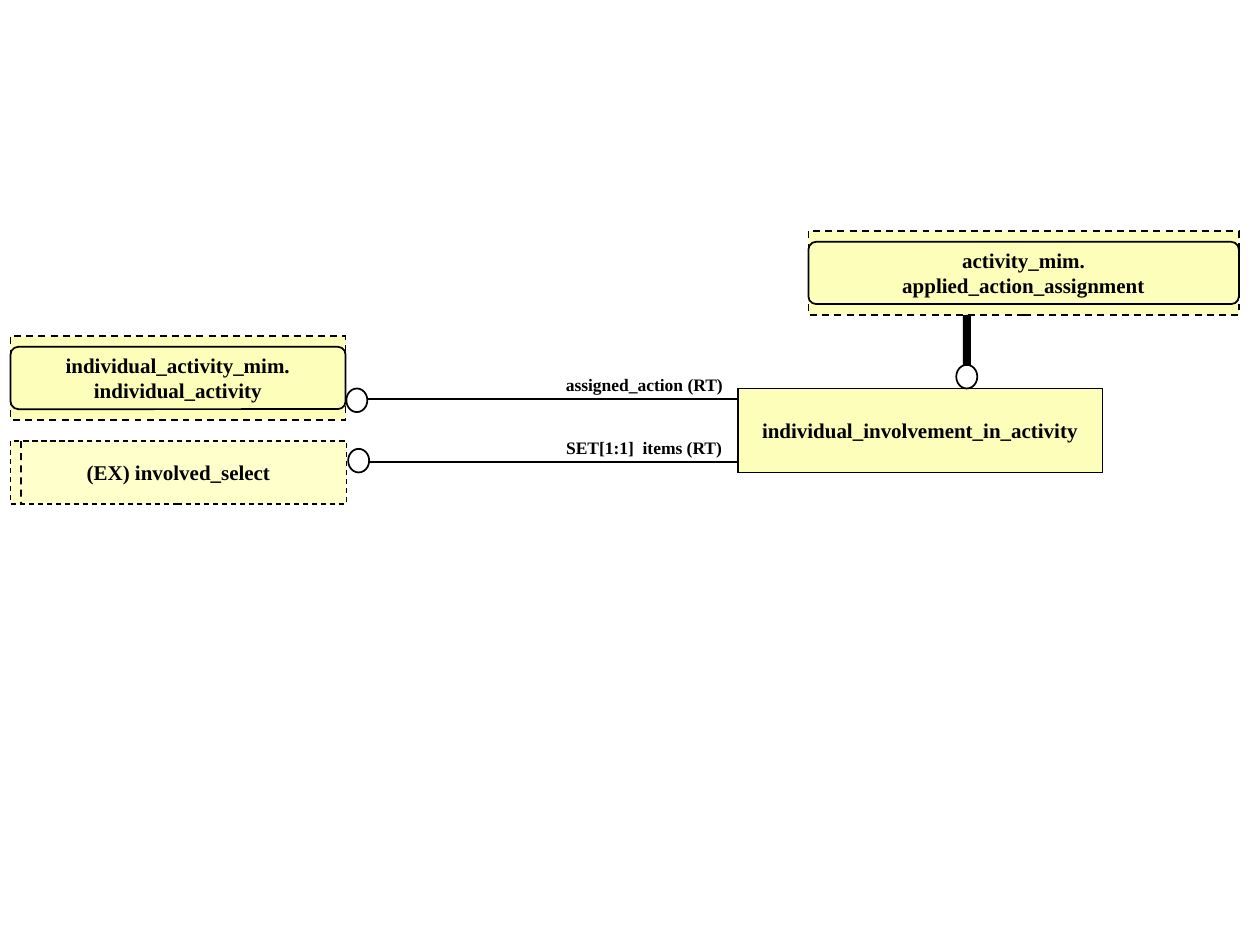
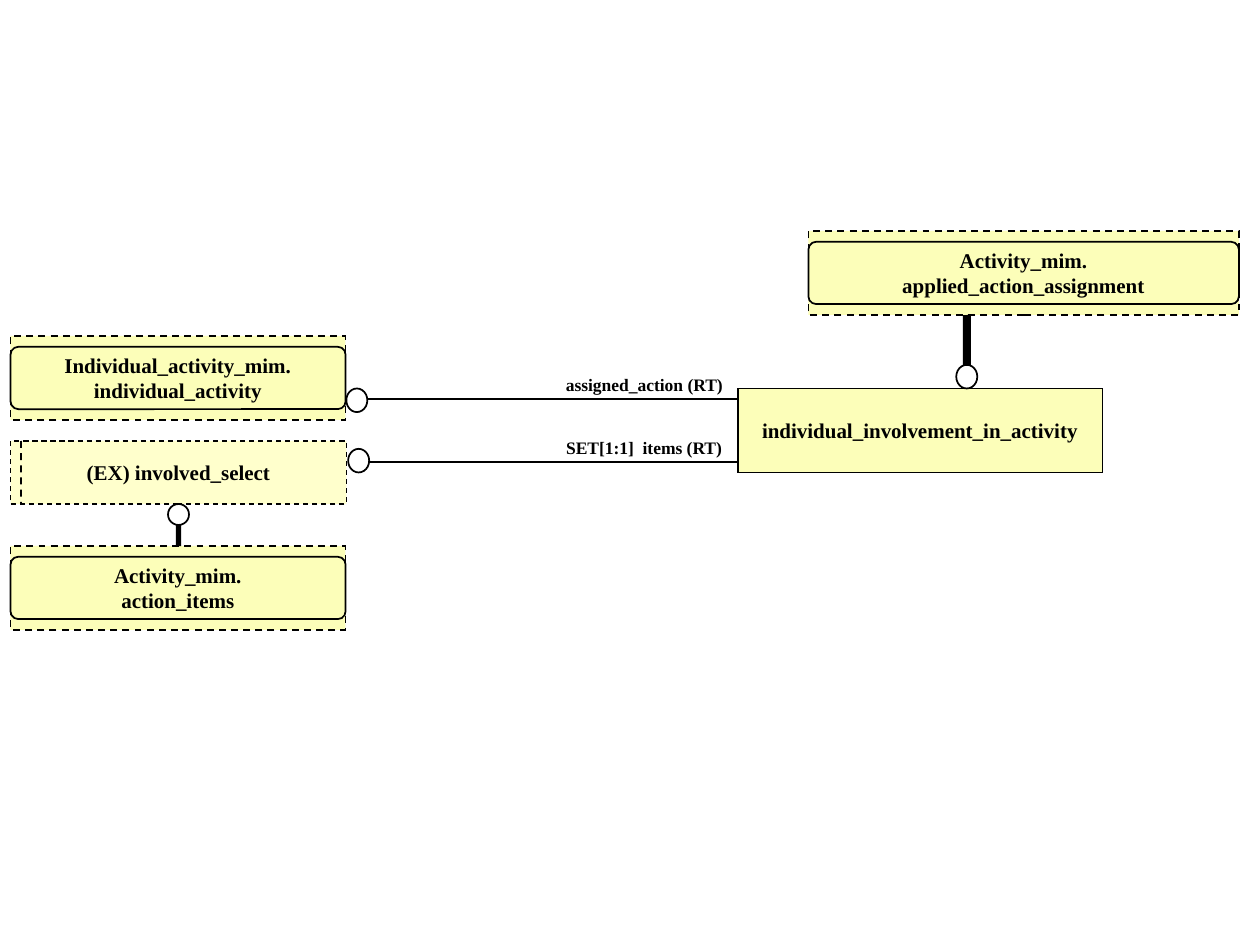
Before and after one commit to starseeker/stepmod_mirror, a slide deck: slide 4 of data/modules/individual_involvement_in_activity/individual_involvement_in_activity.ppt. Drawn at 1260x945 pixels with LibreOffice and Linux fonts; fonts in the diff are those of the drawing. Boxes give left, top, right and bottom in pixels: in the first picture for what was removed or moved away, otherwise in the second. Text is boxed around its words. In the diff, an @@ line names an element or a change of style, - is before the commit and + after.

```diff
--- a/data/modules/individual_involvement_in_activity/individual_involvement_in_activity.ppt
+++ b/data/modules/individual_involvement_in_activity/individual_involvement_in_activity.ppt
@@ text in rectangle at (960, 253, 1087, 273): text changed @@
-activity_mim.
+Activity_mim.
@@ text in rectangle at (64, 358, 290, 378): text changed @@
-individual_activity_mim.
+Individual_activity_mim.
@@ ellipse added at (168, 504, 189, 525), fill #FFFFFF, outline #000000 0.99 pt @@
@@ line added from (179, 546) to (179, 525), #000000 3 pt @@
@@ rectangle added at (10, 546, 345, 630), fill #FCFEB9, outline #000000 0.99 pt dashed, 12 pt, text #000000, bold @@
+Activity_mim.
+action_items
@@ rounded rectangle added at (10, 557, 345, 619), outline #000000 0.99 pt @@
```
Also in this commit, not shown: 2 other slides changed, 32 other files.
